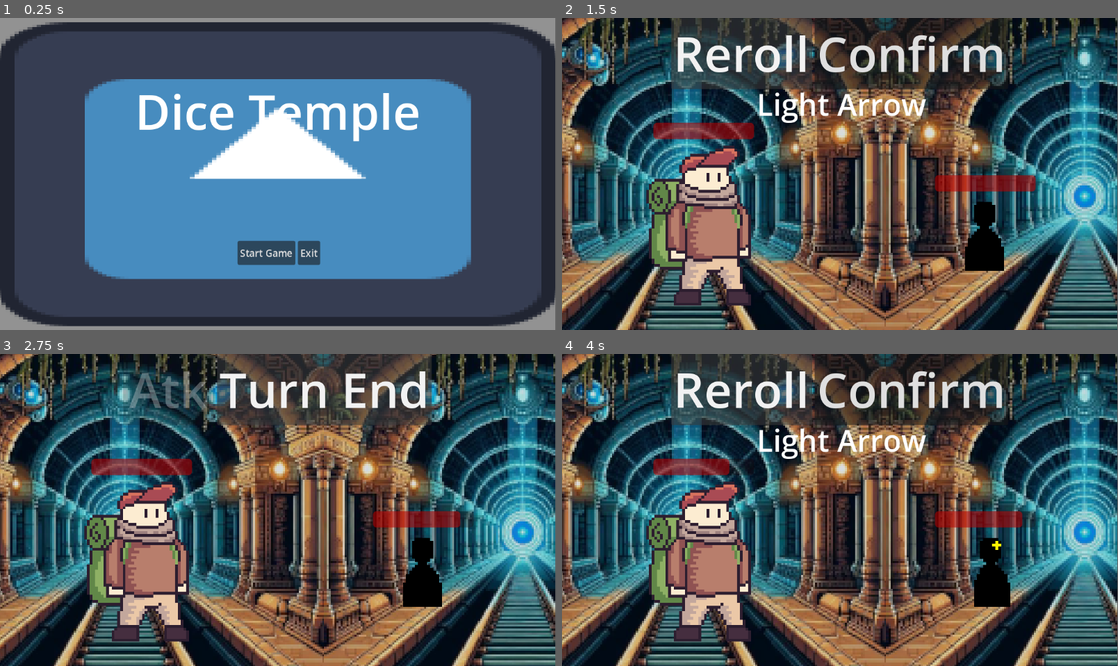
Above: before the commit, frames 1-4 (two rows, left to right).
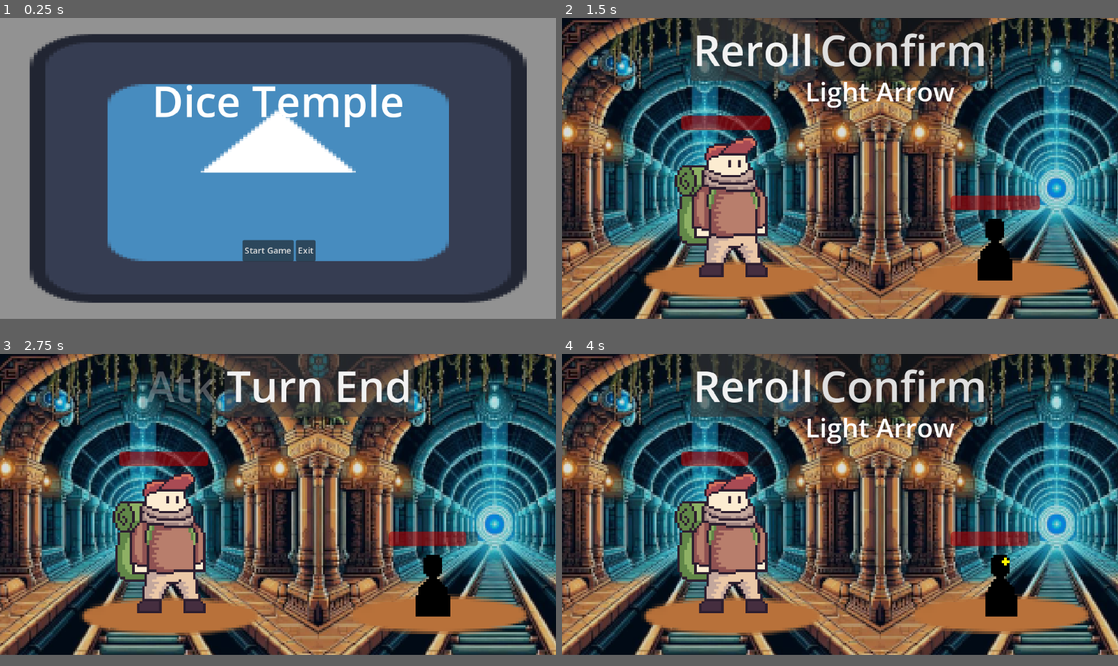
Above: after the commit, the same moments.

Repository: BobWizardLad/Dice-Temple
Game: Godot game, scene res://GameMaster.tscn
The game is run twice, just before and just after one commit, with the same random seed, the same clock (stepped at 60 frames per second) and the same inputs. The engine's default icon, where the game draws it, is replaced by a stand-in: a white triangle on a blue panel in a dark square.
Inputs:
- Up to frame 1 (0.25 s): no input
- Up to frame 2 (1.5 s): click "Start Game" at 0.5 s; click "Atk" at 1.25 s
- Up to frame 3 (2.75 s): click "Confirm" at 2 s
- Up to frame 4 (4 s): click "Turn End" at 2.75 s; click "Atk" at 3.5 s
In our replay, the window is 799x449 before the commit and 800x433 after it. These sizes can differ from the game's own. Grey fills any space a smaller window leaves; there, only what the larger window draws over its background counts as a difference.

The runs differ from the first frame. In frame 1, 42% of the frame differs, in the area x 0-100%, y 1-100%; in frame 2, 79%, in the area x 0-100%, y 0-100%; in frame 3, 79%; in frame 4, 79%.

Commit message:
🍱Unit Mats

Diff:
--- a/Dice-Temple/CombatScene.tscn
+++ b/Dice-Temple/CombatScene.tscn
@@ -1,8 +1,9 @@
-[gd_scene load_steps=23 format=3 uid="uid://dgfnu7365whg1"]
+[gd_scene load_steps=24 format=3 uid="uid://dgfnu7365whg1"]
 
 [ext_resource type="Script" path="res://assets/scripts/GameService.gd" id="1_2v1jr"]
 [ext_resource type="Texture2D" uid="uid://cixhjchdnymed" path="res://assets/sprites/subway_temple.png" id="2_1e683"]
 [ext_resource type="Script" path="res://assets/scripts/DiceService.gd" id="2_s5568"]
+[ext_resource type="Texture2D" uid="uid://badrwgwvpmstq" path="res://assets/sprites/unit_mat.png" id="3_kuuom"]
 [ext_resource type="Script" path="res://assets/scripts/UnitService.gd" id="3_lnayv"]
 [ext_resource type="PackedScene" uid="uid://dtr4jqs87b4t4" path="res://componentScenes/Unit.tscn" id="4_n7p2r"]
 [ext_resource type="Resource" uid="uid://dh370xeg8m05q" path="res://assets/resources/beam.tres" id="5_flugx"]
@@ -82,12 +83,22 @@
 [node name="GameService" type="Node2D"]
 script = ExtResource("1_2v1jr")
 
-[node name="BG" type="Sprite2D" parent="."]
+[node name="Environment Sprites" type="Node2D" parent="."]
+
+[node name="BG" type="Sprite2D" parent="Environment Sprites"]
 modulate = Color(0.870588, 0.870588, 0.870588, 1)
 position = Vector2(657, 321)
 scale = Vector2(1.1, 1.1)
 texture = ExtResource("2_1e683")
 
+[node name="UnitMat" type="Sprite2D" parent="Environment Sprites"]
+position = Vector2(368, 546)
+texture = ExtResource("3_kuuom")
+
+[node name="UnitMat2" type="Sprite2D" parent="Environment Sprites"]
+position = Vector2(872, 543)
+texture = ExtResource("3_kuuom")
+
 [node name="BlankAttack" parent="." instance=ExtResource("13_qamlw")]
 visible = false
 
@@ -98,7 +109,7 @@
 script = ExtResource("3_lnayv")
 
 [node name="Player" parent="UnitService" instance=ExtResource("4_n7p2r")]
-position = Vector2(356, 317)
+position = Vector2(367, 303)
 HEALTH_MAX = 24
 health = 24
 
@@ -135,7 +146,7 @@
 metadata/_edit_use_anchors_ = true
 
 [node name="Enemy" parent="UnitService" instance=ExtResource("4_n7p2r")]
-position = Vector2(822, 423)
+position = Vector2(872, 472)
 HEALTH_MAX = 30
 health = 30
 team = 1
@@ -260,10 +271,10 @@
 anchor_top = 0.291
 anchor_right = 0.5
 anchor_bottom = 0.291
-offset_left = -125.0
-offset_top = -42.568
-offset_right = 130.0
-offset_bottom = 42.432
+offset_left = -53.0
+offset_top = -61.15
+offset_right = 202.0
+offset_bottom = 23.85
 grow_horizontal = 2
 grow_vertical = 2
 theme_override_font_sizes/font_size = 50
--- a/Dice-Temple/project.godot
+++ b/Dice-Temple/project.godot
@@ -17,7 +17,10 @@
 
 [display]
 
-window/stretch/scale=1.25
+window/size/viewport_width=1200
+window/size/viewport_height=650
+window/size/resizable=false
+window/stretch/scale=1.15
 
 [dotnet]
 
Binary file added: Dice-Temple/assets/sprites/unit_mat.png
Not shown, added: Dice-Temple/assets/sprites/unit_mat.png.import
Not shown, added: Promo-Assets/unit_mat.png
Not shown, added: Promo-Assets/unit_mat.xcf
